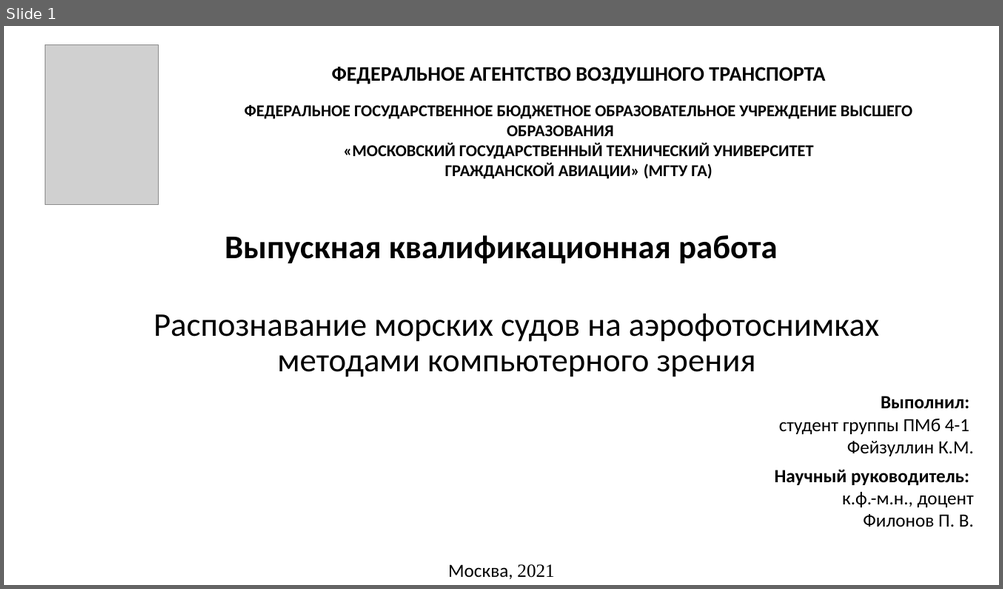
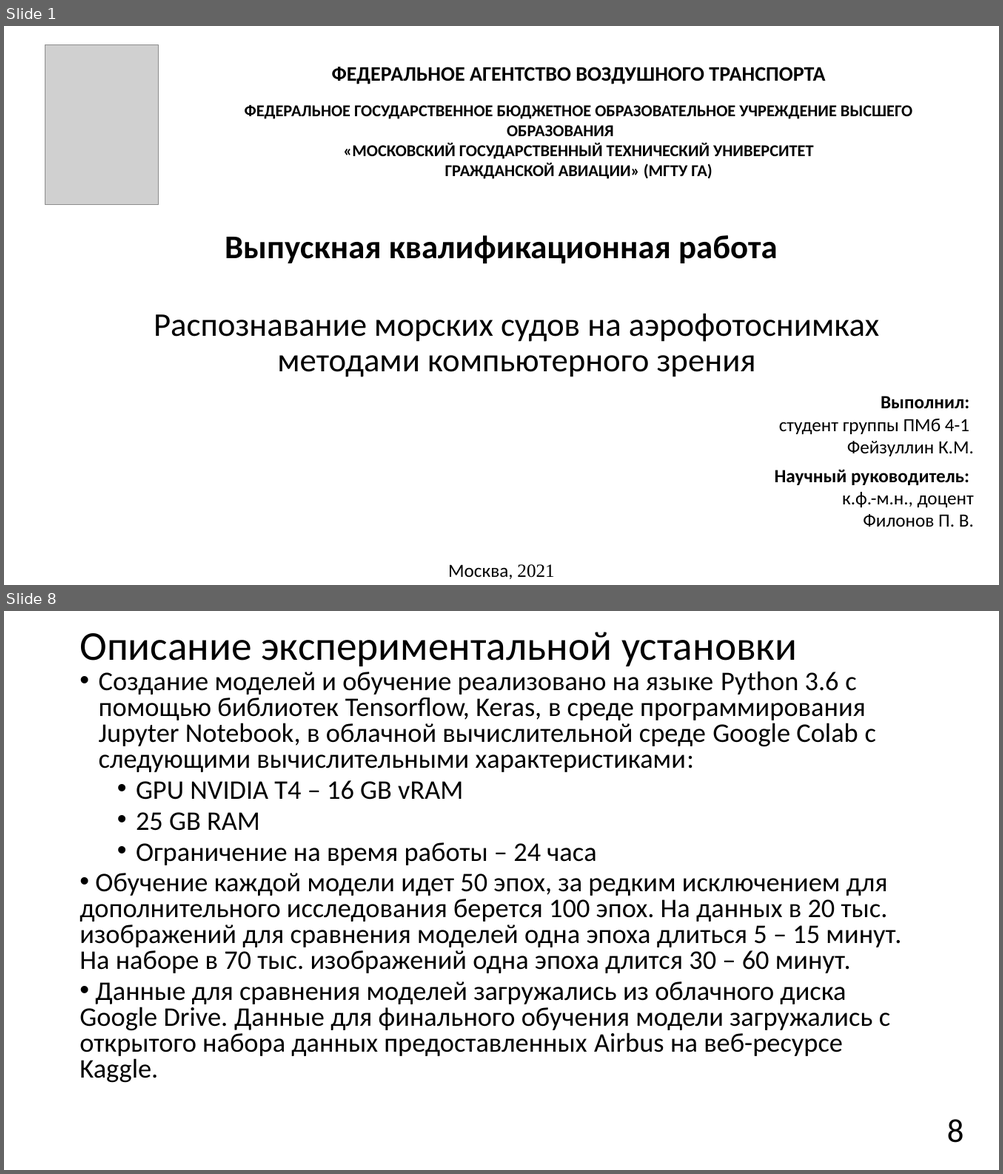
Before and after one commit to JacKira/Airbus_ship_detection, a slide deck: Отчет/ВКР презентация.pptx. Shown one above the other, each under a label of ours: slide 1 before the commit, slides 1 and 8 after it; the slides between them are not shown. The pictures are 1003x589 and 1003x1174 pixels, drawn with LibreOffice and Linux fonts; fonts in the diff are those of the drawing; grey boxes stand for pictures. Boxes give left, top, right and bottom in pixels: in the first picture for what was removed or moved away, otherwise in the second. Text is boxed around its words. In the diff, an @@ line names an element or a change of style, - is before the commit and + after.

```diff
--- a/Отчет/ВКР презентация.pptx
+++ b/Отчет/ВКР презентация.pptx
@@ slide 8 added at [4,611,999,1170], background #FFFFFF @@
@@ title added at [79,632,797,667], 39.6 pt, text #000000 @@
+Описание экспериментальной установки
@@ text added at [79,671,901,1083], 26 pt, text #000000 @@
+• Создание моделей и обучение реализовано на языке Python 3.6 с помощью библиотек Tensorflow, Keras, в среде программирования Jupyter Notebook, в облачной вычислительной среде Google Colab с следующими вычислительными характеристиками:
+  • GPU NVIDIA T4 – 16 GB vRAM
+  • 25 GB RAM
+  • Ограничение на время работы – 24 часа
+  • Обучение каждой модели идет 50 эпох, за редким исключением для дополнительного исследования берется 100 эпох. На данных в 20 тыс. изображений для сравнения моделей одна эпоха длиться 5 – 15 минут. На наборе в 70 тыс. изображений одна эпоха длится 30 – 60 минут.
+  • Данные для сравнения моделей загружались из облачного диска Google Drive. Данные для финального обучения модели загружались с открытого набора данных предоставленных Airbus на веб-ресурсе Kaggle.
@@ page number added at [947,1119,964,1143], 32 pt, text #000000 @@
+8
```
Also in this commit, not shown: 12 slides changed, 1 other file.
